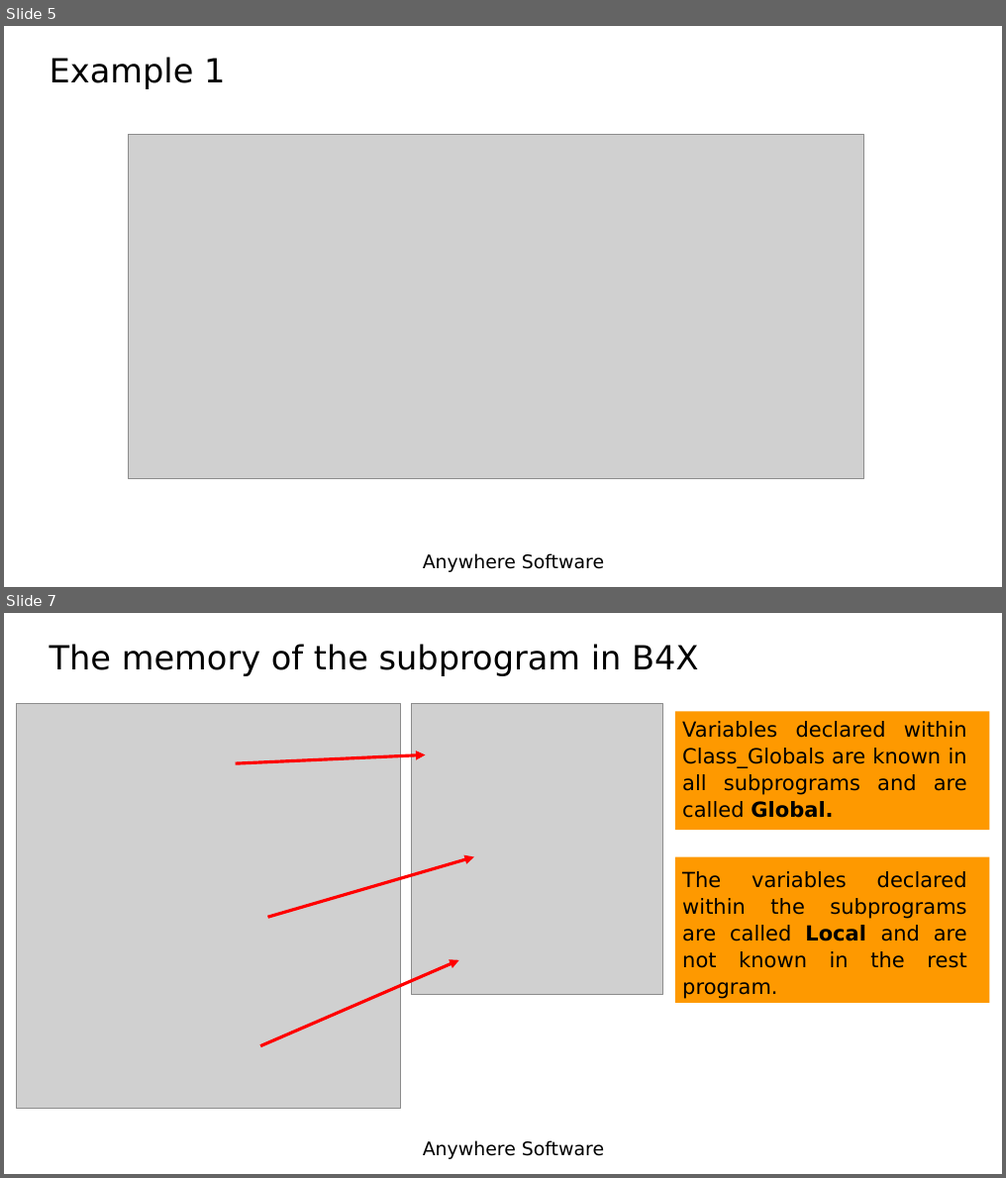
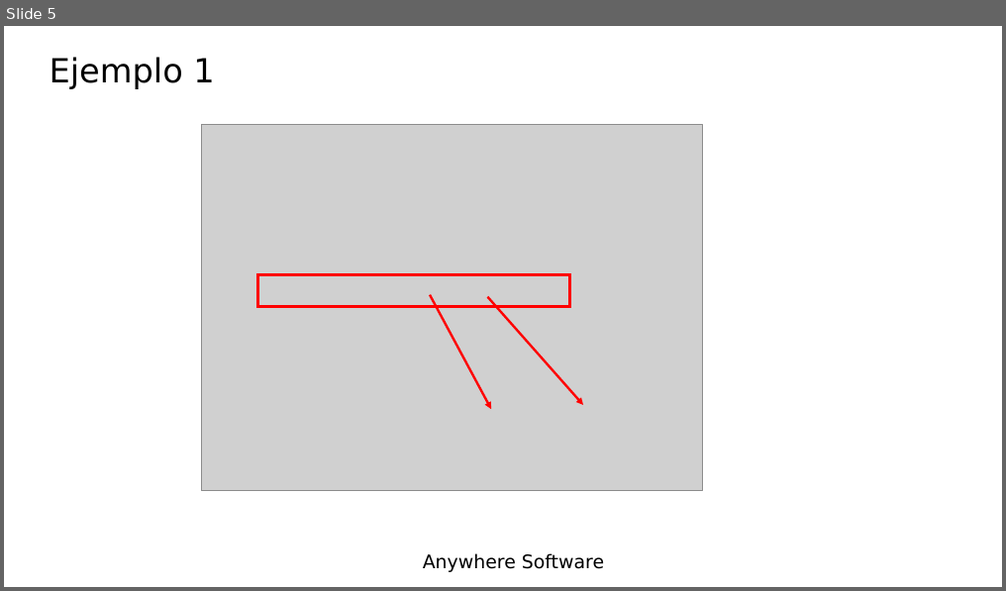
Before and after one commit to Lamashino/Teaching-B4J, a slide deck: Tema 8 - Subrutinas/Lesson8 - Subroutines.pptx. Shown one above the other, each under a label of ours: slides 5 and 7 before the commit, slide 5 after it; the slides between them are not shown. The pictures are 1006x1178 and 1006x591 pixels, drawn with LibreOffice and Linux fonts; fonts in the diff are those of the drawing; grey boxes stand for pictures; background and template pictures are left out. Boxes give left, top, right and bottom in pixels: in the first picture for what was removed or moved away, otherwise in the second. Text is boxed around its words. In the diff, an @@ line names an element or a change of style, - is before the commit and + after.

```diff
--- a/Tema 8 - Subrutinas/Lesson8 - Subroutines.pptx
+++ b/Tema 8 - Subrutinas/Lesson8 - Subroutines.pptx
@@ slide 7 removed at [4, 613, 1002, 1174], background picture (left out); not listed: 1 template element that a slide beside it also shows @@
@@ title removed at [50, 644, 698, 676] @@
-The memory of the subprogram in B4X
@@ picture removed at [16, 703, 400, 1108] @@
@@ picture removed at [411, 703, 662, 995] @@
@@ rectangle removed at [675, 711, 990, 830] @@
@@ text removed at [682, 721, 967, 999] @@
-Variables declared within Class_Globals are known in all subprograms and are called Global.
-The variables declared within the subprograms are called Local and are not known in the rest program.
@@ arrow removed from (236, 763) to (426, 756) @@
@@ arrow removed from (268, 917) to (474, 858) @@
@@ rectangle removed at [675, 858, 990, 1003] @@
@@ arrow removed from (260, 1047) to (459, 960) @@
@@ slide 5 changed as well @@
@@ title at [50, 57, 214, 89]: text changed @@
-Example 1
+Ejemplo 1
@@ picture: place and size @@
-picture at [129, 135, 864, 478]
+picture at [201, 125, 702, 491]
@@ rectangle added at [257, 274, 570, 307], outline #FF0000 3 pt @@
@@ arrow added from (430, 294) to (491, 409), #FF0000 2.25 pt @@
@@ arrow added from (487, 297) to (583, 405), #FF0000 2.25 pt @@
```
Also in this commit, not shown: 3 other slides changed, 7 slides added, 6 other slides removed, 2 other files.
